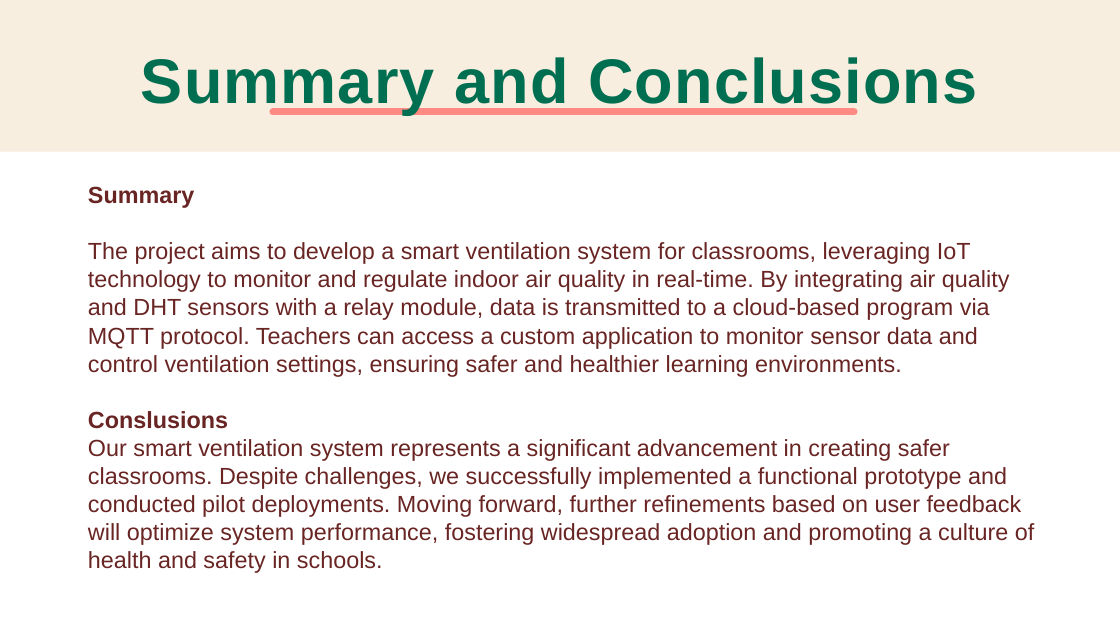
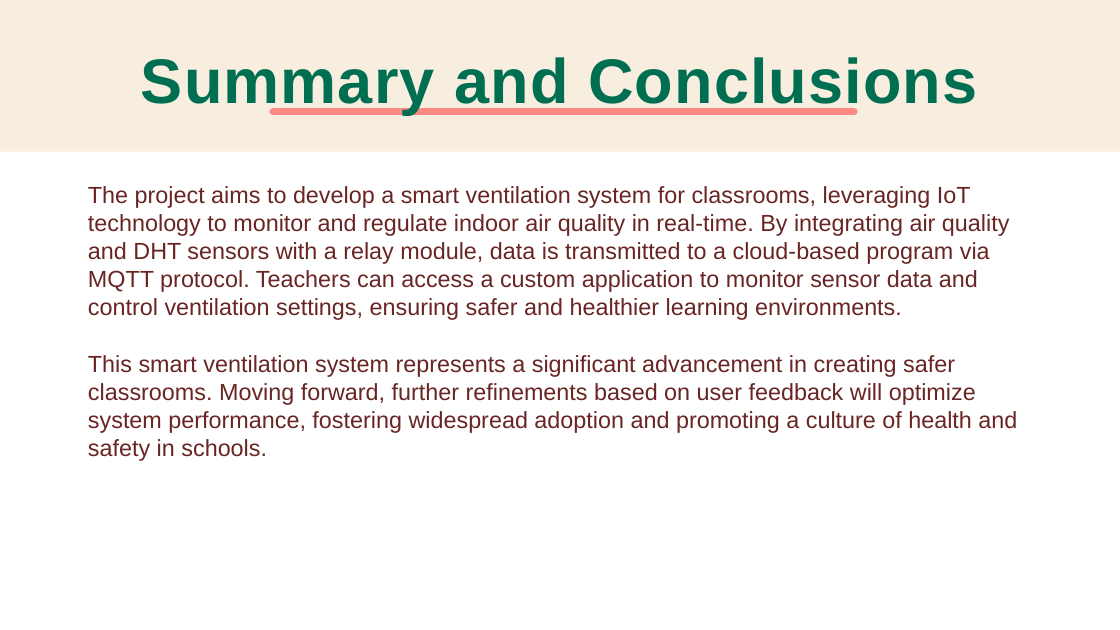
Before and after one commit to hadarasher/IOT_SMART_HOME, a slide deck: slide 11 of PureAir presentation.pptx (slide 10 before the commit). Drawn at 1120x630 pixels with LibreOffice and Linux fonts; fonts in the diff are those of the drawing. Boxes give left, top, right and bottom in pixels: in the first picture for what was removed or moved away, otherwise in the second. Text is boxed around its words. In the diff, an @@ line names an element or a change of style, - is before the commit and + after.

```diff
--- a/PureAir presentation.pptx
+++ b/PureAir presentation.pptx
@@ text at (x1=88, y1=186, x2=194, y2=208): paragraph removed @@
-Summary
@@ text at (x1=88, y1=355, x2=1017, y2=461): text changed @@
-Conslusions
-Our smart ventilation system represents a significant advancement in creating safer classrooms. Despite challenges, we successfully implemented a functional prototype and conducted pilot deployments. Moving forward, further refinements based on user feedback will optimize system performance, fostering widespread adoption and promoting a culture of health and safety in schools.
+This smart ventilation system represents a significant advancement in creating safer classrooms. Moving forward, further refinements based on user feedback will optimize system performance, fostering widespread adoption and promoting a culture of health and safety in schools.
```
Also in this commit, not shown: 4 other slides changed, 2 slides added, 1 slide removed, 3 other files.
